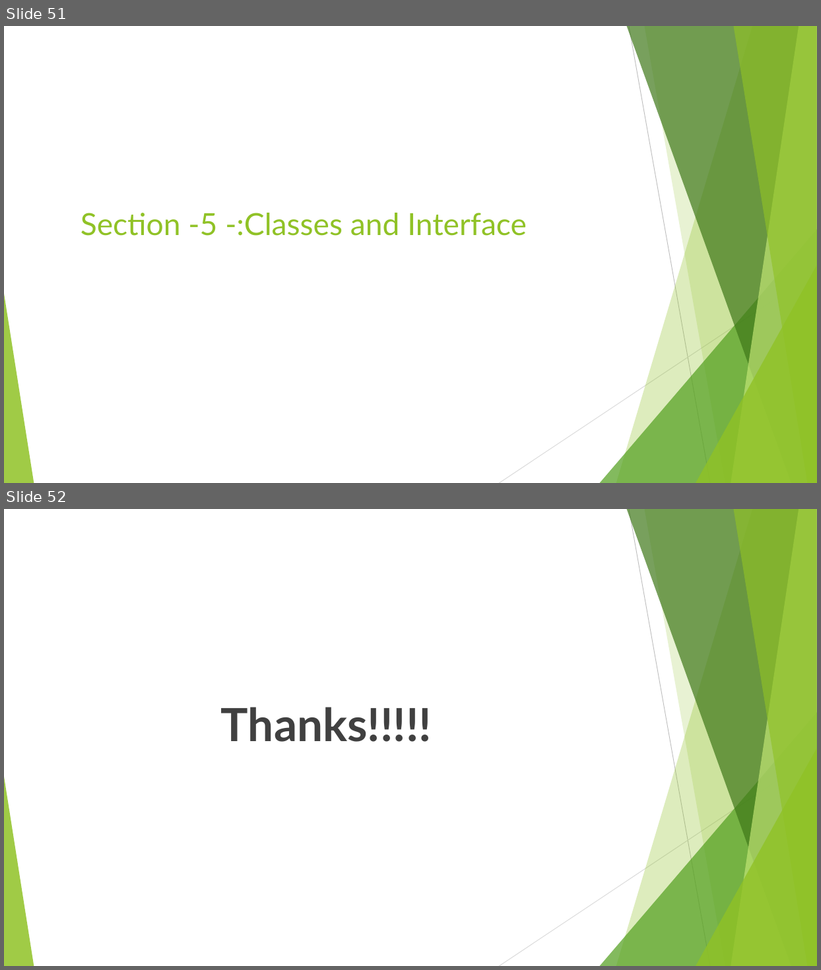
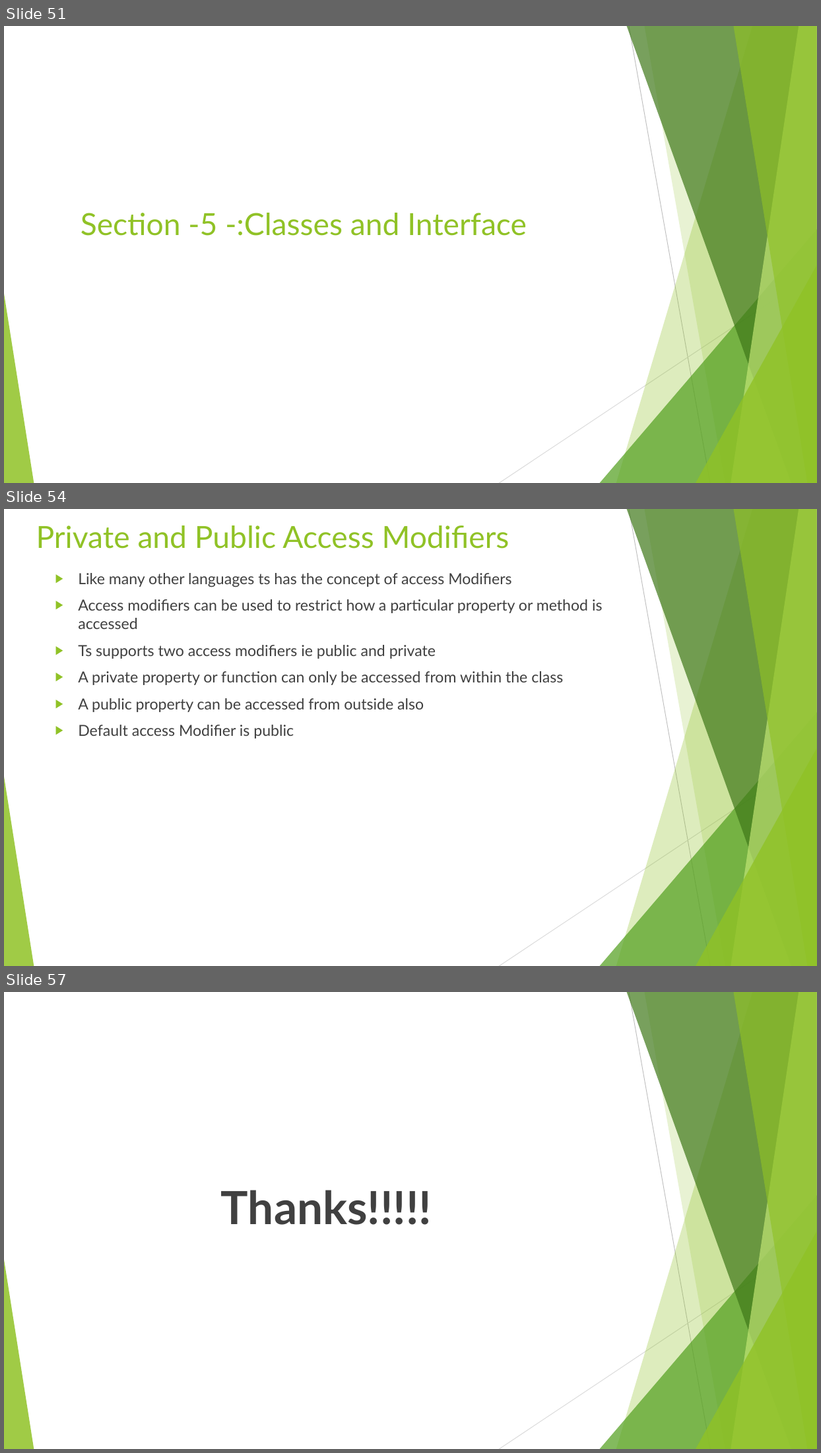
Before and after one commit to rudhrainfogain/TypeScript, a slide deck: PPT/TypeScriptv5.pptx. Shown one above the other, each under a label of ours: slides 51 and 52 before the commit, slides 51, 54 and 57 after it; the slides between them are not shown. The pictures are 821x970 and 821x1453 pixels, drawn with LibreOffice and Linux fonts; fonts in the diff are those of the drawing. Boxes give left, top, right and bottom in pixels: in the first picture for what was removed or moved away, otherwise in the second. Text is boxed around its words. In the diff, an @@ line names an element or a change of style, - is before the commit and + after.

Commit message:
classes paretial

```diff
--- a/PPT/TypeScriptv5.pptx
+++ b/PPT/TypeScriptv5.pptx
@@ slide 54 added at <box>4,509,817,966</box>, background #FFFFFF; not listed: 10 template elements that a slide beside it also shows @@
@@ title added at <box>36,525,510,549</box>, 36 pt, text #90C226 @@
+Private and Public Access Modifiers
@@ text added at <box>78,573,603,739</box>, 18 pt, text #404040 @@
+▶ Like many other languages ts has the concept of access Modifiers
+▶ Access modifiers can be used to restrict how a particular property or method is accessed
+▶ Ts supports two access modifiers ie public and private
+▶ A private property or function can only be accessed from within the class
+▶ A public property can be accessed from outside also
+▶ Default access Modifier is public
@@ what was slide 52 is now slide 57 @@
```
Also in this commit, not shown: 4 other slides added, 2 other files.
